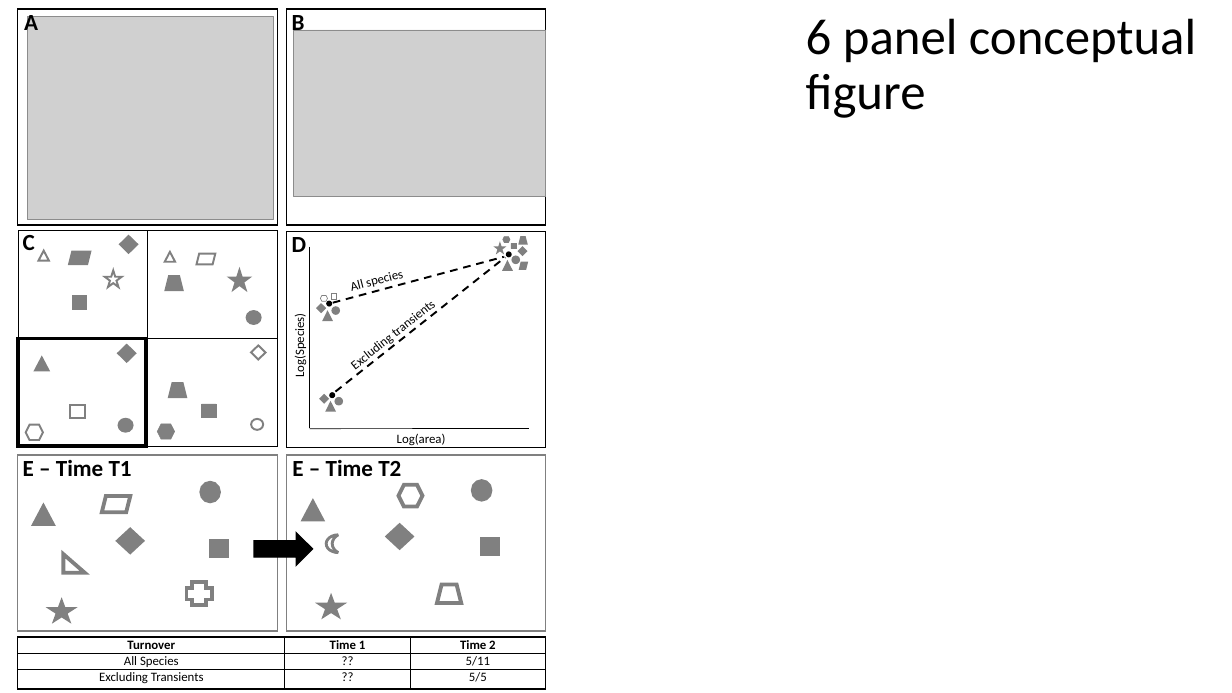
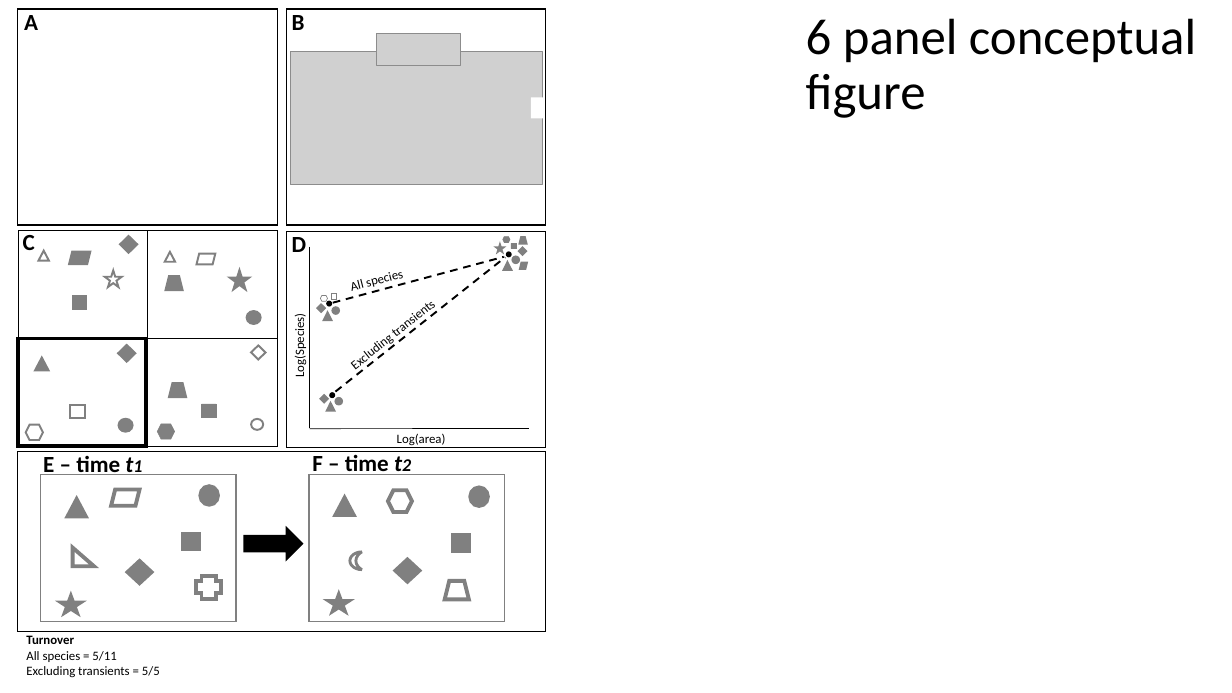
Before and after one commit to hurlbertlab/core-transient, a slide deck: slide 2 of output/plots/all_figs_with_legends.pptx. Drawn at 1232x693 pixels with LibreOffice and Linux fonts; fonts in the diff are those of the drawing; grey boxes stand for pictures. Boxes give left, top, right and bottom in pixels: in the first picture for what was removed or moved away, otherwise in the second. Text is boxed around its words. In the diff, an @@ line names an element or a change of style, - is before the commit and + after.

```diff
--- a/output/plots/all_figs_with_legends.pptx
+++ b/output/plots/all_figs_with_legends.pptx
@@ picture removed at bbox=[27, 17, 274, 220] @@
@@ picture: place and size @@
-picture at bbox=[294, 30, 546, 196]
+picture at bbox=[290, 52, 542, 186]
@@ picture added at bbox=[377, 33, 461, 66] @@
@@ rectangle added at bbox=[531, 97, 544, 118], fill #FFFFFF @@
@@ rectangle added at bbox=[18, 452, 546, 631], outline #000000 1 pt @@
@@ rectangle: place and size @@
-rectangle at bbox=[18, 455, 277, 630]
+rectangle at bbox=[41, 475, 236, 622]
@@ text at bbox=[43, 456, 120, 475]: text changed @@
-E – Time T1
+E – time t1
@@ rectangle: place and size @@
-rectangle at bbox=[287, 455, 546, 630]
+rectangle at bbox=[310, 475, 505, 622]
@@ text at bbox=[312, 451, 389, 475]: text changed @@
-E – Time T2
+F – time t2
@@ triangle: place and size @@
-triangle at bbox=[34, 506, 53, 524]
+triangle at bbox=[67, 499, 86, 517]
@@ triangle: place and size @@
-triangle at bbox=[304, 503, 323, 520]
+triangle at bbox=[335, 498, 354, 516]
@@ hexagon: place and size @@
-hexagon at bbox=[398, 485, 422, 507]
+hexagon at bbox=[388, 491, 412, 513]
@@ ellipse: place and size @@
-ellipse at bbox=[473, 482, 491, 500]
+ellipse at bbox=[470, 488, 488, 506]
@@ rectangle: place and size @@
-rectangle at bbox=[211, 541, 227, 556]
+rectangle at bbox=[183, 534, 200, 550]
@@ right arrow: place and size @@
-right arrow at bbox=[254, 532, 312, 565]
+right arrow at bbox=[244, 528, 302, 560]
@@ rectangle: place and size @@
-rectangle at bbox=[482, 539, 498, 555]
+rectangle at bbox=[453, 535, 470, 551]
@@ diamond: place and size @@
-diamond at bbox=[118, 530, 142, 552]
+diamond at bbox=[128, 561, 152, 583]
@@ moon: place and size @@
-moon at bbox=[326, 535, 338, 553]
+moon at bbox=[350, 552, 362, 569]
@@ diamond: place and size @@
-diamond at bbox=[388, 526, 412, 548]
+diamond at bbox=[396, 560, 420, 582]
@@ 2 stars, 1 trapezoid, 1 right triangle, 1 parallelogram, 1 plus: place and size @@
-2 stars, 1 trapezoid, 1 right triangle, 1 parallelogram, 1 plus at bbox=[51, 496, 461, 620]
+2 stars, 1 trapezoid, 1 right triangle, 1 parallelogram, 1 plus at bbox=[60, 490, 469, 614]
@@ table removed at bbox=[18, 637, 545, 689], 3 rows, 3 columns @@
-Turnover | Time 1 | Time 2
-All Species | ?? | 5/11
-Excluding Transients | ?? | 5/5
@@ text added at bbox=[26, 635, 160, 677], 10 pt, text #000000 @@
+Turnover
+All species = 5/11
+Excluding transients = 5/5
```
Also in this commit, not shown: 2 other slides changed, 15 other files.
